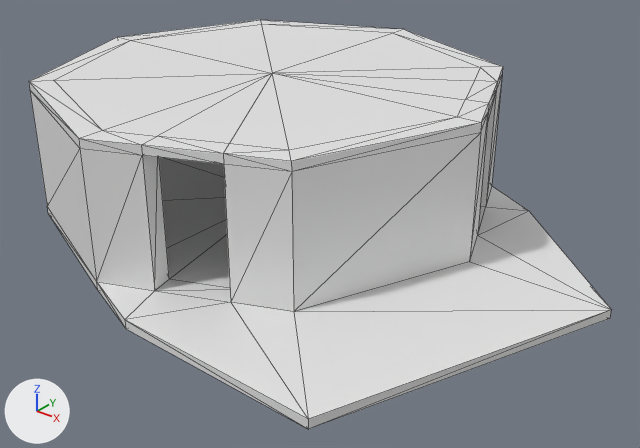
Before and after pictures for a commit that changed the FBX model Game_Jam_PROD/Assets/Props/Floor_2b_dif_3.fbx.
Before and after are seen from a camera (50 mm lens) standing at (24.4, -27.2, 16.7) and looking at (4.0, -1.7, 0.8). Every picture has the same lights, and +X, +Y and +Z are marked at lower left. Mesh edges are drawn as thin lines.

Names of what the first picture shows: 'Floor_d3_2b'.
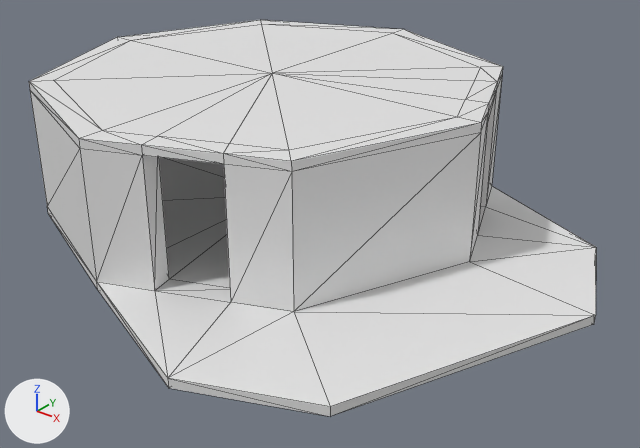
Pixel boxes [x1, y1, x2, y2] of what changed, in the pictures (640 x 448 px; the box of a moved part takes in the faces that stretch with it):
'Floor_d3_2b', reshaped: before [29, 20, 612, 429]; after [29, 20, 596, 416]
part 1 of me_mesh, moved or reshaped: before [97, 186, 612, 429]; after [97, 186, 596, 416]

The change in detail:
me_mesh has 108 vertices, 216 faces and spans x -10.0..15.7, y -11.3..10.0, z 0.0..6.0.
me_mesh is used by ob_floor_d3_2b; location (0.0, 0.0, 0.0).
Part 1, on me_mesh:
Vertex 100 of me_mesh moves from (15.7, 0.0, 0.0) at pixel (610, 318) to (15.4, -0.7, 0.0) at pixel (594, 324).
Vertex 101 of me_mesh moves from (9.6, 5.7, 0.0) to (13.3, 4.2, 0.0) at pixel (595, 255).
Vertex 102 of me_mesh moves from (9.6, 5.7, 0.4) at pixel (528, 210) to (13.3, 4.2, 0.4) at pixel (596, 247).
Vertex 103 of me_mesh moves from (15.7, 0.0, 0.4) at pixel (611, 309) to (15.4, -0.7, 0.4) at pixel (595, 315).
Vertex 104 of me_mesh moves from (11.2, -11.3, 0.4) at pixel (308, 419) to (11.3, -10.5, 0.4) at pixel (330, 406).
Vertex 105 of me_mesh moves from (2.9, -11.1, 0.4) at pixel (124, 319) to (6.6, -12.5, 0.4) at pixel (167, 378).
Vertex 106 of me_mesh moves from (2.9, -11.1, 0.0) at pixel (125, 328) to (6.6, -12.5, 0.0) at pixel (168, 388).
Vertex 107 of me_mesh moves from (11.2, -11.3, 0.0) at pixel (308, 429) to (11.3, -10.5, 0.0) at pixel (330, 416).
